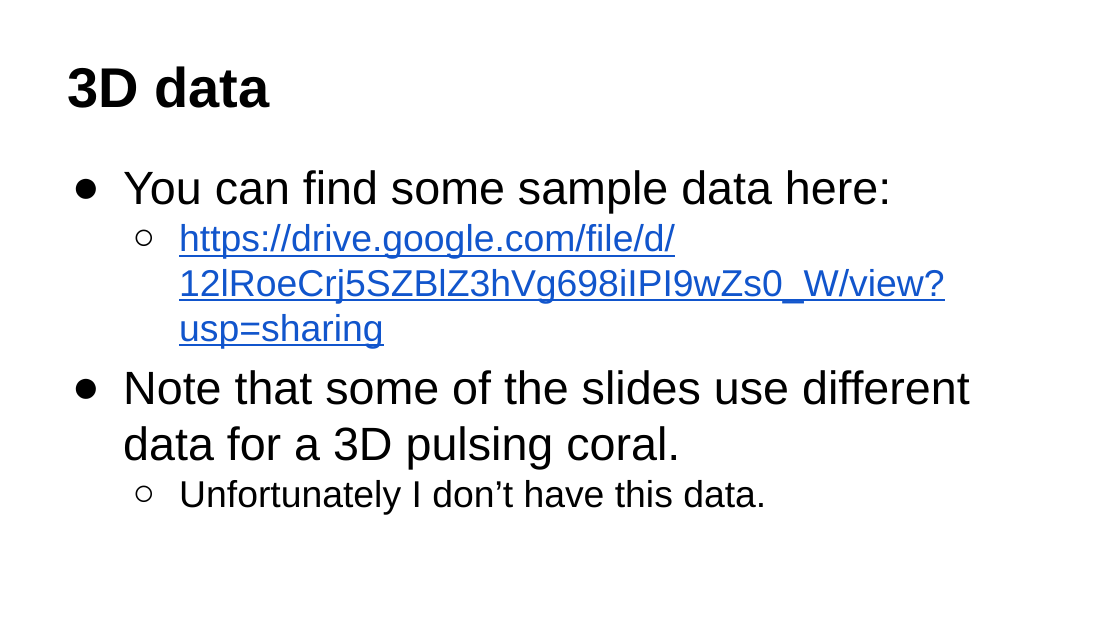
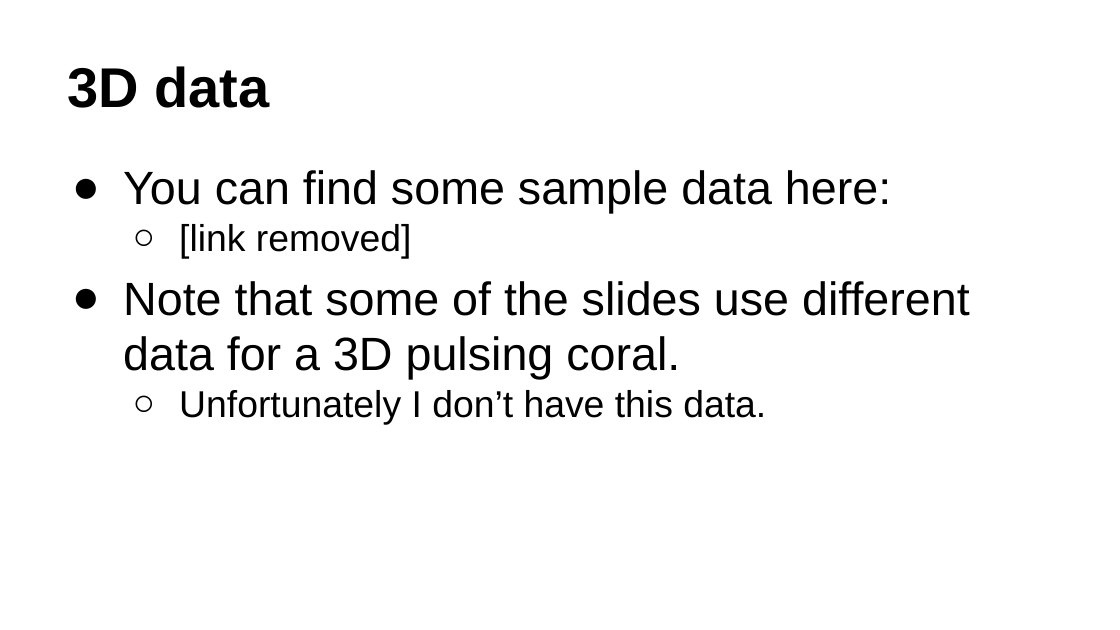
Before and after one commit to fairyflies9/Using-IB-Software, a slide deck: slide 33 of originals/Old files/UA Tutorials/Lecture 4 - VISIT - How to plot IBAMR Data.pptx. Drawn at 1120x630 pixels with LibreOffice and Linux fonts; fonts in the diff are those of the drawing. Boxes give left, top, right and bottom in pixels: in the first picture for what was removed or moved away, otherwise in the second. Text is boxed around its words. In the diff, an @@ line names an element or a change of style, - is before the commit and + after.

```diff
--- a/originals/Old files/UA Tutorials/Lecture 4 - VISIT - How to plot IBAMR Data.pptx
+++ b/originals/Old files/UA Tutorials/Lecture 4 - VISIT - How to plot IBAMR Data.pptx
@@ text at (179,224,412,259): text changed; text colour #1155CC to #000000 @@
-  ○ https://drive.google.com/file/d/12lRoeCrj5SZBlZ3hVg698iIPI9wZs0_W/view?usp=sharing
+  ○ [link removed]
```
Also in this commit, not shown: 1 other slide changed, 53 other files.
